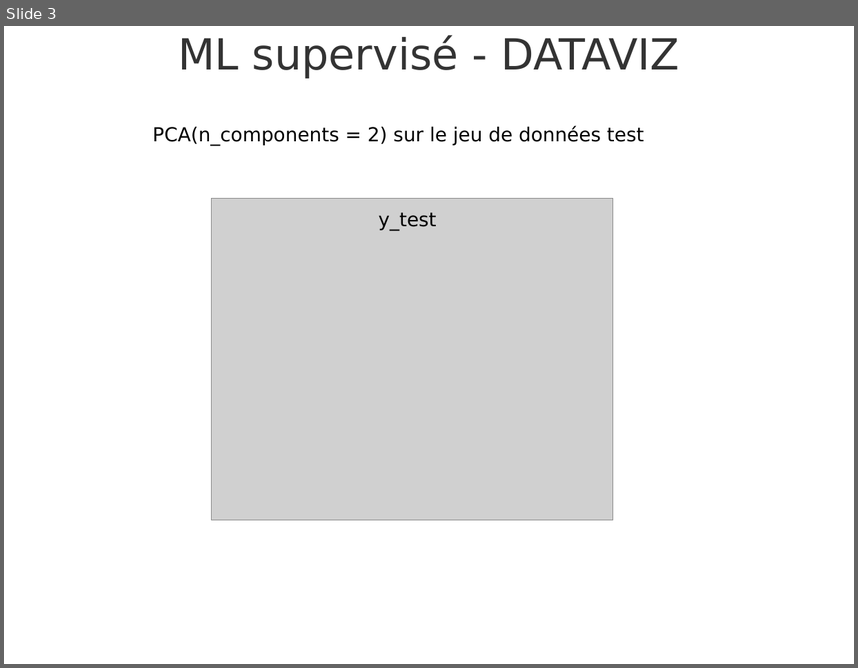
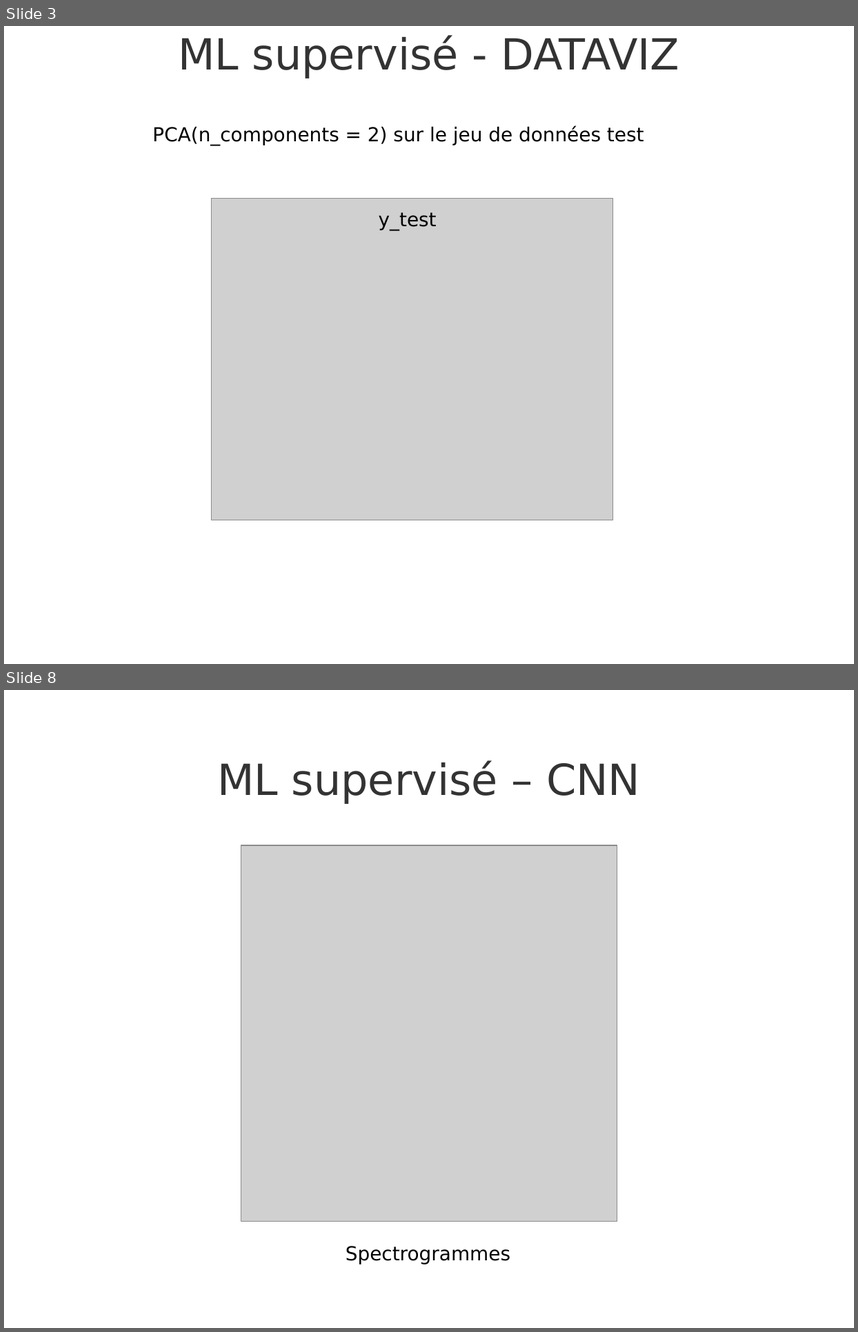
Before and after one commit to rubalravinder/cas_etude_volcano, a slide deck: results_ml_dl.odp. Shown one above the other, each under a label of ours: slide 3 before the commit, slides 3 and 8 after it; the slides between them are not shown. The pictures are 858x668 and 858x1332 pixels, drawn with LibreOffice and Linux fonts; fonts in the diff are those of the drawing; grey boxes stand for pictures; background and template pictures are left out. Boxes give left, top, right and bottom in pixels: in the first picture for what was removed or moved away, otherwise in the second. Text is boxed around its words. In the diff, an @@ line names an element or a change of style, - is before the commit and + after.

```diff
--- a/results_ml_dl.odp
+++ b/results_ml_dl.odp
@@ slide 8 added at (x1=4, y1=690, x2=854, y2=1328), background picture (left out) @@
@@ title added at (x1=217, y1=760, x2=640, y2=804), 40 pt, text #333333 @@
+ML supervisé – CNN
@@ picture added at (x1=241, y1=845, x2=617, y2=1221) @@
@@ text added at (x1=346, y1=1245, x2=510, y2=1264), 18 pt, text #000000 @@
+Spectrogrammes
```
Also in this commit, not shown: 8 slides changed, 5 other slides added.
